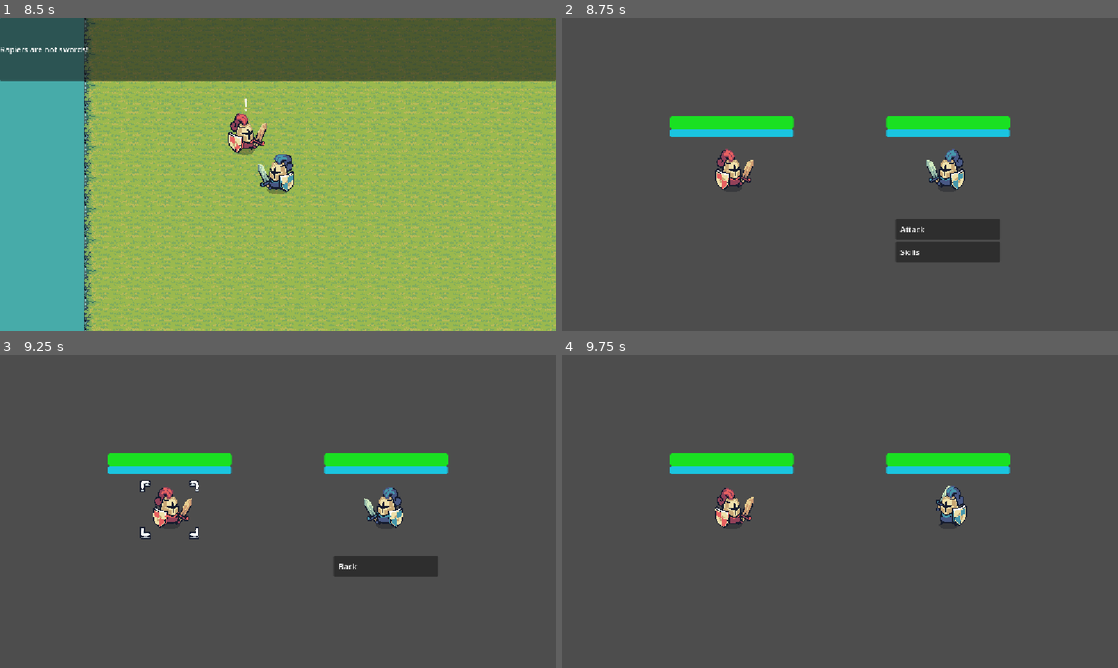
Above: before the commit, frames 1-4 (two rows, left to right).
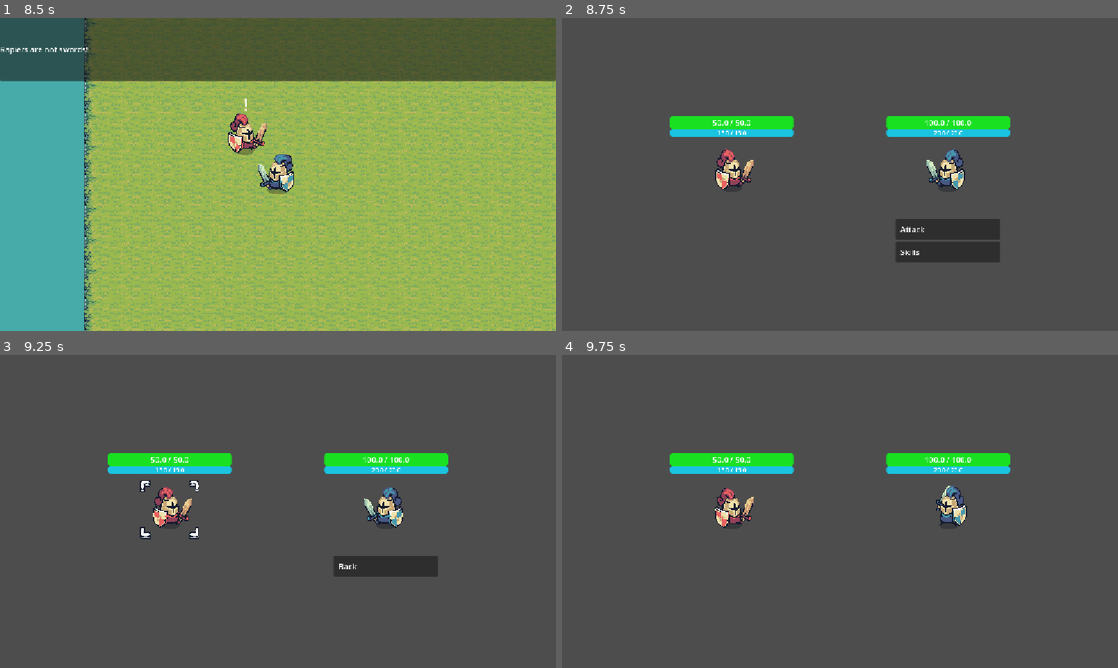
Above: after the commit, the same moments.

Repository: jonathanle03/Resolve
Game: Godot game, scene res://combat/battle.tscn
Two runs of this game, one before a commit and one after it. Both use one fixed random seed, a clock stepped at 60 frames per second and the inputs below. This scene is started directly instead of the project's main scene.
Inputs (mouse positions are in pixels of both pictures, inside the frame that each line leads up to):
- Up to frame 1 (8.5 s): tap Enter (ui_accept) at 0.5, 2, 2.1, 2.27, 2.57, 3.5, 5, 5.1, 5.27, 5.57, 8.1, 8.27 s; move the mouse to (400, 158) at 0.52 s; hold D (move_right) 0.53-1.25 s; hold Enter (ui_accept) 0.53-1.25 s; click (400, 158) at 0.67 s; click "Retry Battle" at 1.25 s; move the mouse to (166, 190) at 2.02 s; hold S (move_down) 2.03-2.75 s; click "Retry Battle" at 2.75 s; move the mouse to (333, 105) at 3.52 s; hold D (move_right) 3.53-4.25 s; hold Enter (ui_accept) 3.53-4.25 s; click "Retry Battle" at 4.25 s; move the mouse to (250, 237) at 5.02 s; hold W (move_up) 5.03-5.75 s; click (250, 237) at 5.17 s; click "Return to Title" at 5.75 s; click "Play" at 6.5 s; move the mouse to (444, 221) at 7.27 s; hold Enter (ui_accept) 7.28-8.03 s; hold A (move_left) from 7.28 s (still down); move the mouse to (111, 127) at 8.02 s
- Up to frame 2 (8.75 s): keep holding A (move_left); tap Enter (ui_accept) at 8.57 s
- Up to frame 3 (9.25 s): release A (move_left) at 8.75 s; click (383, 567) at 8.75 s
- Up to frame 4 (9.75 s): move the mouse to (734, 508) at 9.52 s; hold S (move_down) from 9.53 s (still down); hold Enter (ui_accept) from 9.53 s (still down); click (734, 508) at 9.67 s

Frame 1 is identical in both runs. In frame 2, 0.2% of the frame differs, in the area x 19-81%, y 32-38%; in frame 3, 0.2%; in frame 4, 0.2%.
Error before the commit: Out of bounds get index '0' (on base: 'Array[Combatant]') (res://combat/battle.gd:207)
Error after the commit: Out of bounds get index '0' (on base: 'Array[Combatant]') (res://combat/battle.gd:205)

Commit message:
Add health/mana bars and battle victory screen

Diff:
--- a/combat/battle.gd
+++ b/combat/battle.gd
@@ -28,7 +28,7 @@
 
 
 func _unhandled_input(event: InputEvent) -> void:
-	if event.is_action_pressed("ui_accept") and not event.is_echo() and (state in BLOCKING_STATES):
+	if event.is_action_pressed("ui_accept") and not event.is_echo() and (state == BattleStates.DEFEAT):
 		advance()
 
 
@@ -108,16 +108,13 @@
 					state = BattleStates.DEFEAT
 				elif _is_team_dead(enemy_team):
 					print("Victory!")
+					_battle_view.show_victory_screen()
 					state = BattleStates.VICTORY
 				else:
 					state = BattleStates.RESOLVE_TURN_START
 
 			BattleStates.VICTORY:
-				for party_member in GameState.party_members:
-					party_member.current_health = party_member_map[party_member].current_health
-					party_member.current_mana = party_member_map[party_member].current_mana
-				GameState.returning_from_battle = true
-				get_tree().change_scene_to_file("uid://mtwtyjlq7lkx")
+				pass
 
 			BattleStates.DEFEAT:
 				get_tree().change_scene_to_file("uid://chn2oyk85qt5m")
@@ -144,6 +141,7 @@
 	_battle_view.skill_chosen.connect(_on_skill_chosen)
 	_battle_view.target_chosen.connect(_on_target_chosen)
 	_battle_view.cancel.connect(_on_cancel)
+	_battle_view.continue_to_overworld.connect(_on_continue_to_overworld)
 
 
 func _create_actions(skill: Skill, source: Combatant, targets: Array[Combatant]) -> Array[Action]:
@@ -247,3 +245,11 @@
 	chosen_skill = null
 	state = BattleStates.SELECT_ACTION
 	advance()
+
+
+func _on_continue_to_overworld() -> void:
+	for party_member in GameState.party_members:
+		party_member.current_health = party_member_map[party_member].current_health
+		party_member.current_mana = party_member_map[party_member].current_mana
+	GameState.returning_from_battle = true
+	get_tree().change_scene_to_file("uid://br1ry85r6s0ql")
--- a/combat/battle.tscn
+++ b/combat/battle.tscn
@@ -42,3 +42,54 @@
 offset_top = 416.0
 offset_right = 908.0
 offset_bottom = 482.0
+
+[node name="VictoryScreen" type="Control" parent="BattleView/CanvasLayer" unique_id=484745226]
+unique_name_in_owner = true
+visible = false
+layout_mode = 3
+anchors_preset = 15
+anchor_right = 1.0
+anchor_bottom = 1.0
+grow_horizontal = 2
+grow_vertical = 2
+
+[node name="ColorRect" type="ColorRect" parent="BattleView/CanvasLayer/VictoryScreen" unique_id=466620173]
+layout_mode = 1
+anchors_preset = 15
+anchor_right = 1.0
+anchor_bottom = 1.0
+grow_horizontal = 2
+grow_vertical = 2
+color = Color(0.101960786, 0.101960786, 0.101960786, 0.25490198)
+
+[node name="VBoxContainer" type="VBoxContainer" parent="BattleView/CanvasLayer/VictoryScreen/ColorRect" unique_id=1210514247]
+layout_mode = 1
+anchors_preset = 8
+anchor_left = 0.5
+anchor_top = 0.5
+anchor_right = 0.5
+anchor_bottom = 0.5
+offset_left = -576.0
+offset_top = -324.0
+offset_right = 576.0
+offset_bottom = 324.0
+grow_horizontal = 2
+grow_vertical = 2
+theme_override_constants/separation = 50
+alignment = 1
+
+[node name="Label" type="Label" parent="BattleView/CanvasLayer/VictoryScreen/ColorRect/VBoxContainer" unique_id=224450191]
+layout_mode = 2
+size_flags_horizontal = 4
+text = "Victory!"
+horizontal_alignment = 1
+
+[node name="VBoxContainer" type="VBoxContainer" parent="BattleView/CanvasLayer/VictoryScreen/ColorRect/VBoxContainer" unique_id=1239733717]
+layout_mode = 2
+
+[node name="ContinueButton" type="Button" parent="BattleView/CanvasLayer/VictoryScreen/ColorRect/VBoxContainer/VBoxContainer" unique_id=1283027656]
+unique_name_in_owner = true
+layout_mode = 2
+size_flags_horizontal = 4
+size_flags_vertical = 4
+text = "Continue"
--- a/combat/battle_view.gd
+++ b/combat/battle_view.gd
@@ -5,12 +5,15 @@
 signal skill_chosen(skill: Skill)
 signal target_chosen(target: Combatant)
 signal cancel
+signal continue_to_overworld
 
 
 enum Motion { UP, DOWN, ARC }
 
 
 @onready var _v_box_container: VBoxContainer = %VBoxContainer
+@onready var _victory_screen: Control = %VictoryScreen
+@onready var _continue_button: Button = %ContinueButton
 
 
 @onready var _enemy_1_marker: Marker2D = %Enemy1Marker
@@ -32,7 +35,8 @@
 
 func _ready() -> void:
 	ally_markers = [_ally_1_marker, _ally_2_marker, _ally_3_marker]
-	enemy_markers = [_enemy_1_marker, _enemy_2_marker,_enemy_3_marker]
+	enemy_markers = [_enemy_1_marker, _enemy_2_marker, _enemy_3_marker]
+	_continue_button.pressed.connect(continue_to_overworld.emit)
 
 
 func setup(allies: Array[Combatant], enemies: Array[Combatant]) -> void:
@@ -188,3 +192,11 @@
 	for node in combatant_node_map.values():
 		node.disable_click()
 	hide_battle_menu()
+
+
+func show_victory_screen() -> void:
+	_victory_screen.visible = true
+
+
+func hide_victory_screen() -> void:
+	_victory_screen.visible = false
--- a/combat/combatant.tscn
+++ b/combat/combatant.tscn
@@ -104,16 +104,40 @@
 value = 50.0
 show_percentage = false
 
+[node name="HealthLabel" type="Label" parent="HealthBar" unique_id=1594498552]
+unique_name_in_owner = true
+layout_mode = 1
+anchors_preset = 15
+anchor_right = 1.0
+anchor_bottom = 1.0
+grow_horizontal = 2
+grow_vertical = 2
+text = "5 / 10"
+horizontal_alignment = 1
+vertical_alignment = 1
+
 [node name="ManaBar" type="ProgressBar" parent="." unique_id=371804166]
 unique_name_in_owner = true
 offset_left = -128.0
 offset_top = -90.0
 offset_right = 128.0
-offset_bottom = -63.0
-scale = Vector2(0.997861, 0.62064385)
+offset_bottom = -74.0
 theme_override_styles/fill = SubResource("StyleBoxFlat_qf25c")
 value = 50.0
 show_percentage = false
+
+[node name="ManaLabel" type="Label" parent="ManaBar" unique_id=1417462161]
+unique_name_in_owner = true
+layout_mode = 1
+anchors_preset = 15
+anchor_right = 1.0
+anchor_bottom = 1.0
+grow_horizontal = 2
+grow_vertical = 2
+theme_override_font_sizes/font_size = 12
+text = "5 / 10"
+horizontal_alignment = 1
+vertical_alignment = 1
 
 [node name="TargetBox" type="Sprite2D" parent="." unique_id=530288735]
 unique_name_in_owner = true
--- a/combat/combatant_view.gd
+++ b/combat/combatant_view.gd
@@ -7,9 +7,33 @@
 
 @onready var _animated_sprite_2d: AnimatedSprite2D = %AnimatedSprite2D
 @onready var _health_bar: ProgressBar = %HealthBar
+@onready var _health_label: Label = %HealthLabel
 @onready var _mana_bar: ProgressBar = %ManaBar
+@onready var _mana_label: Label = %ManaLabel
 @onready var _area_2d: Area2D = %Area2D
 @onready var _target_box: Sprite2D = %TargetBox
+
+
+var max_health: float:
+	set(amount):
+		max_health = amount
+		_health_bar.max_value = amount
+		_health_label.text = str(current_health) + " / " + str(max_health)
+var current_health: float:
+	set(amount):
+		current_health = amount
+		_health_bar.value = amount
+		_health_label.text = str(current_health) + " / " + str(max_health)
+var max_mana: float:
+	set(amount):
+		max_mana = amount
+		_mana_bar.max_value = amount
+		_mana_label.text = str(current_mana) + " / " + str(max_mana)
+var current_mana: float:
+	set(amount):
+		current_mana = amount
+		_mana_bar.value = amount
+		_mana_label.text = str(current_mana) + " / " + str(max_mana)
 
 
 func _ready() -> void:
@@ -18,19 +42,19 @@
 
 
 func set_max_health(amount: float) -> void:
-	_health_bar.max_value = amount
+	max_health = amount
 
 
 func set_health(amount: float) -> void:
-	_health_bar.value = amount
+	current_health = amount
 
 
 func set_max_mana(amount: float) -> void:
-	_mana_bar.max_value = amount
+	max_mana = amount
 
 
 func set_mana(amount: float) -> void:
-	_mana_bar.value = amount
+	current_mana = amount
 
 
 func set_sprites(sprites: SpriteFrames) -> void:
Not shown, added: export_presets.cfg
